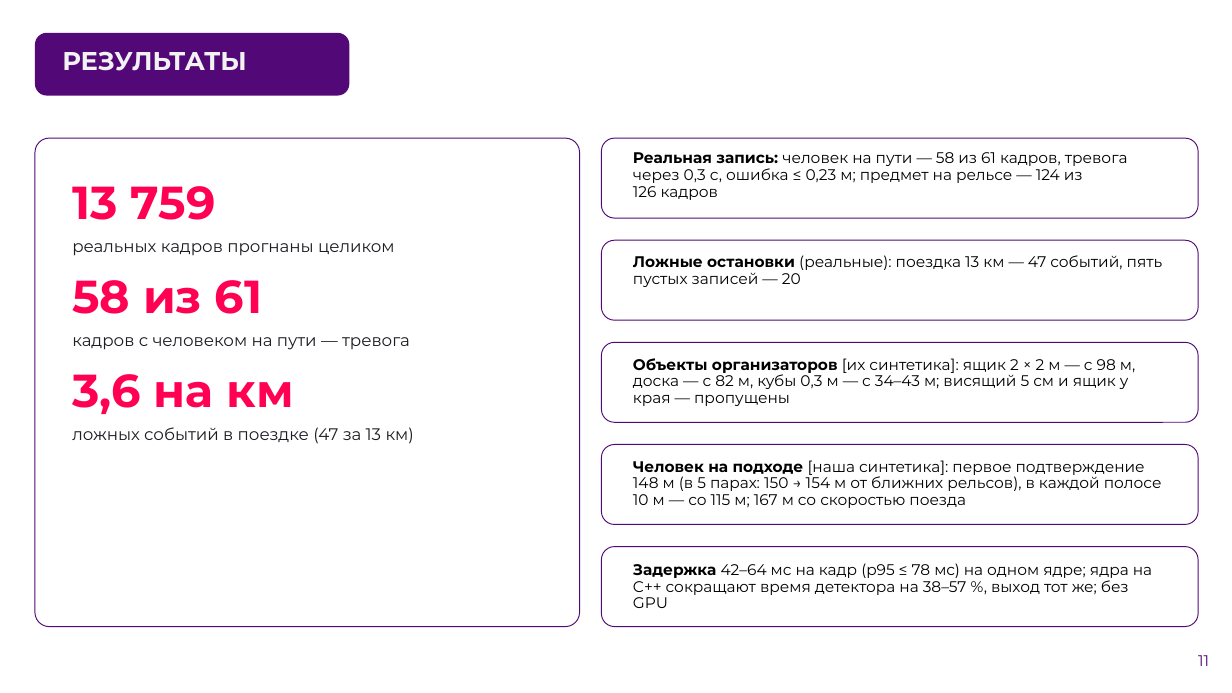
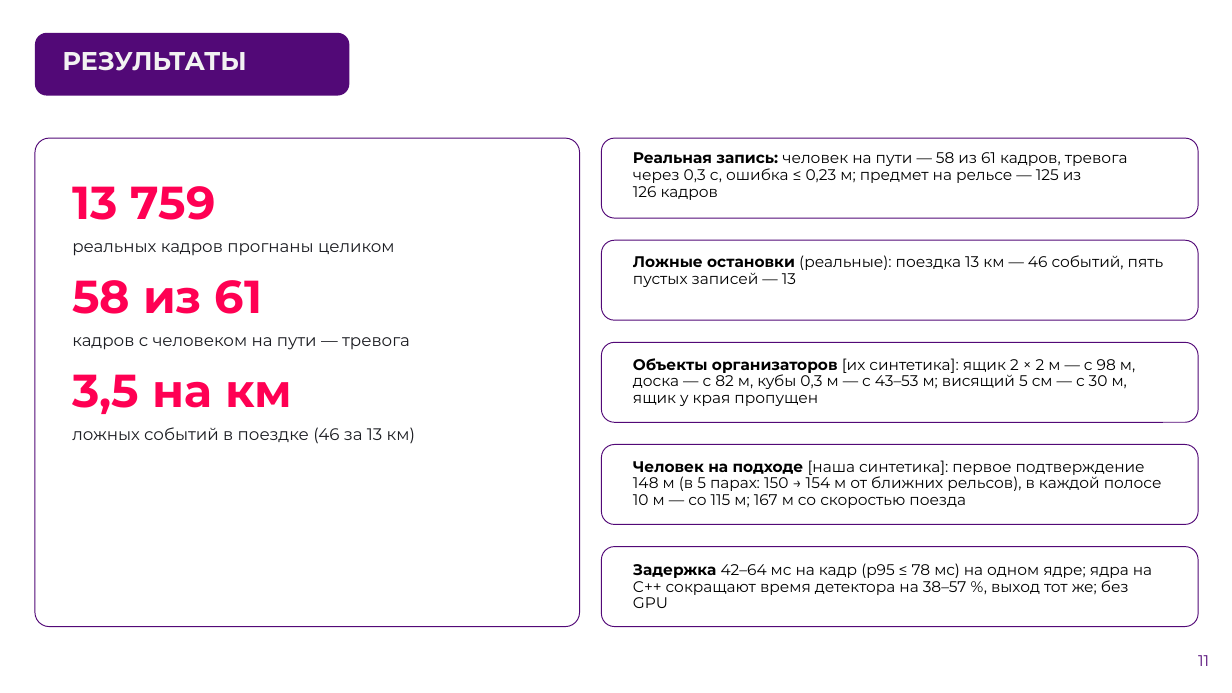
Before and after one commit to pmixay/ReSense, a slide deck: slide 11 of docs/presentation/ReSense_LCT2026.pptx. Drawn at 1232x693 pixels with LibreOffice and Linux fonts; fonts in the diff are those of the drawing; background and template pictures are left out. Boxes give left, top, right and bottom in pixels: in the first picture for what was removed or moved away, otherwise in the second. Text is boxed around its words. In the diff, an @@ line names an element or a change of style, - is before the commit and + after.

```diff
--- a/docs/presentation/ReSense_LCT2026.pptx
+++ b/docs/presentation/ReSense_LCT2026.pptx
@@ text at [633, 152, 1128, 200]: text changed @@
-Реальная запись: человек на пути — 58 из 61 кадров, тревога через 0,3 с, ошибка ≤ 0,23 м; предмет на рельсе — 124 из 126 кадров
+Реальная запись: человек на пути — 58 из 61 кадров, тревога через 0,3 с, ошибка ≤ 0,23 м; предмет на рельсе — 125 из 126 кадров
@@ text at [633, 255, 1164, 287]: text changed @@
-Ложные остановки (реальные): поездка 13 км — 47 событий, пять пустых записей — 20
+Ложные остановки (реальные): поездка 13 км — 46 событий, пять пустых записей — 13
@@ text at [633, 358, 1135, 406]: text changed @@
-Объекты организаторов [их синтетика]: ящик 2 × 2 м — с 98 м, доска — с 82 м, кубы 0,3 м — с 34–43 м; висящий 5 см и ящик у края — пропущены
+Объекты организаторов [их синтетика]: ящик 2 × 2 м — с 98 м, доска — с 82 м, кубы 0,3 м — с 43–53 м; висящий 5 см — с 30 м, ящик у края пропущен
@@ text at [72, 374, 415, 444]: text changed @@
-3,6 на км
-ложных событий в поездке (47 за 13 км)
+3,5 на км
+ложных событий в поездке (46 за 13 км)
```
Also in this commit, not shown: 7 other slides changed, 15 other files.
